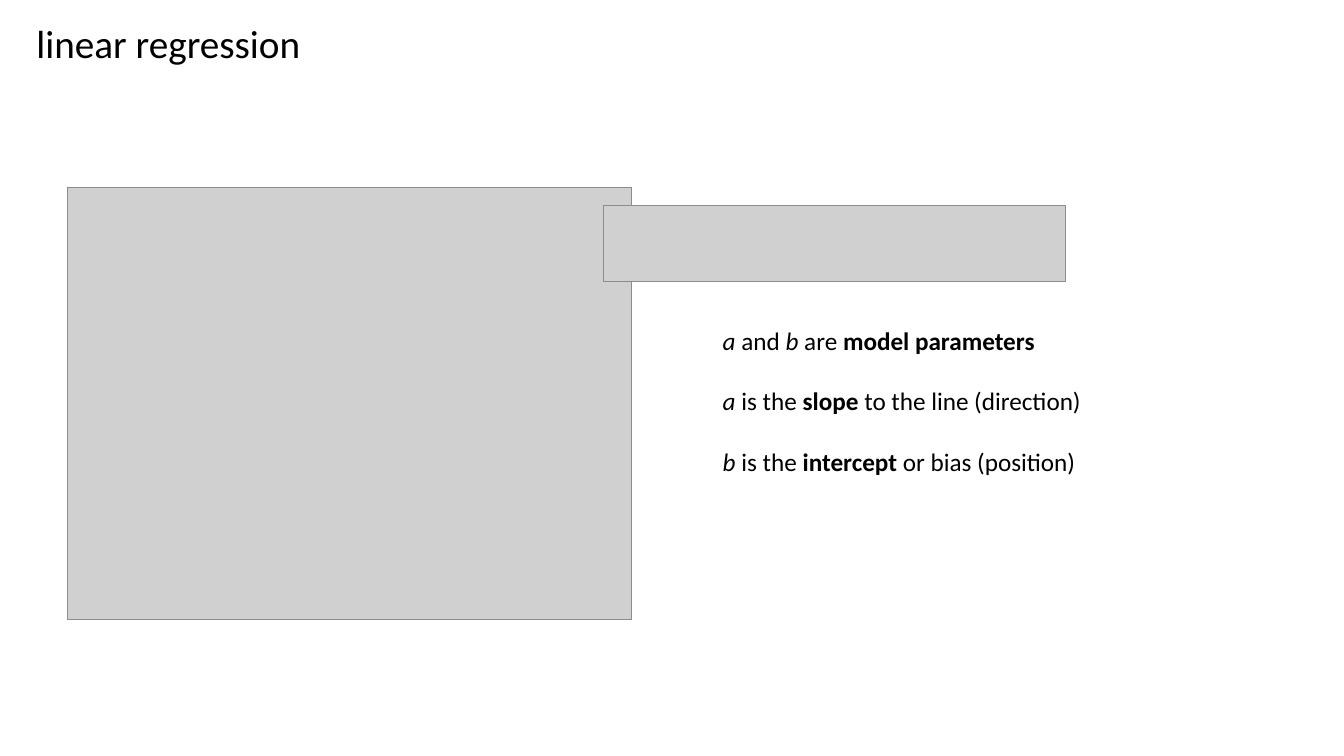
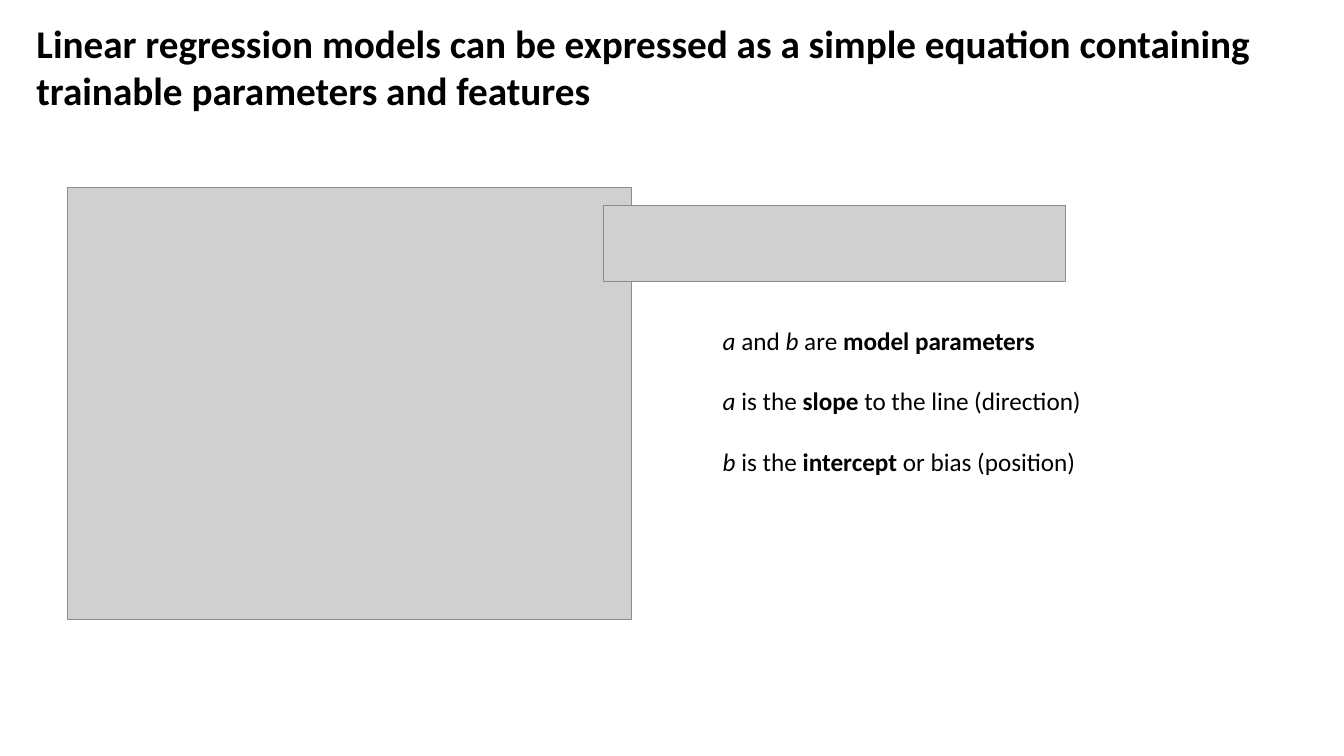
Before and after one commit to CompOmics/ML_AI_Analytical_Chemistry_Course, a slide deck: slide 3 of 01_Foundations/slides/1_2_regression.pptx. Drawn at 1344x756 pixels with LibreOffice and Linux fonts; fonts in the diff are those of the drawing; grey boxes stand for pictures. Boxes give left, top, right and bottom in pixels: in the first picture for what was removed or moved away, otherwise in the second. Text is boxed around its words. In the diff, an @@ line names an element or a change of style, - is before the commit and + after.

```diff
--- a/01_Foundations/slides/1_2_regression.pptx
+++ b/01_Foundations/slides/1_2_regression.pptx
@@ text at (36,30,1250,111): text changed; bold on @@
-linear regression
+Linear regression models can be expressed as a simple equation containing trainable parameters and features
```
Also in this commit, not shown: 16 other slides changed, 26 other files.
